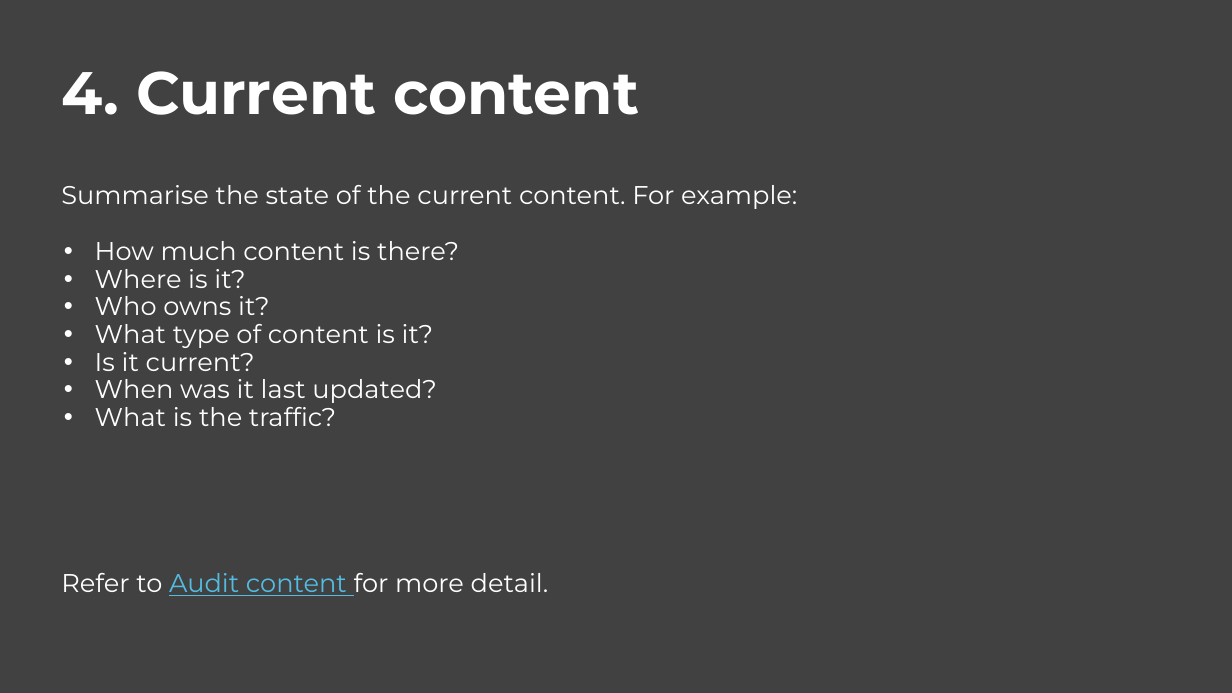
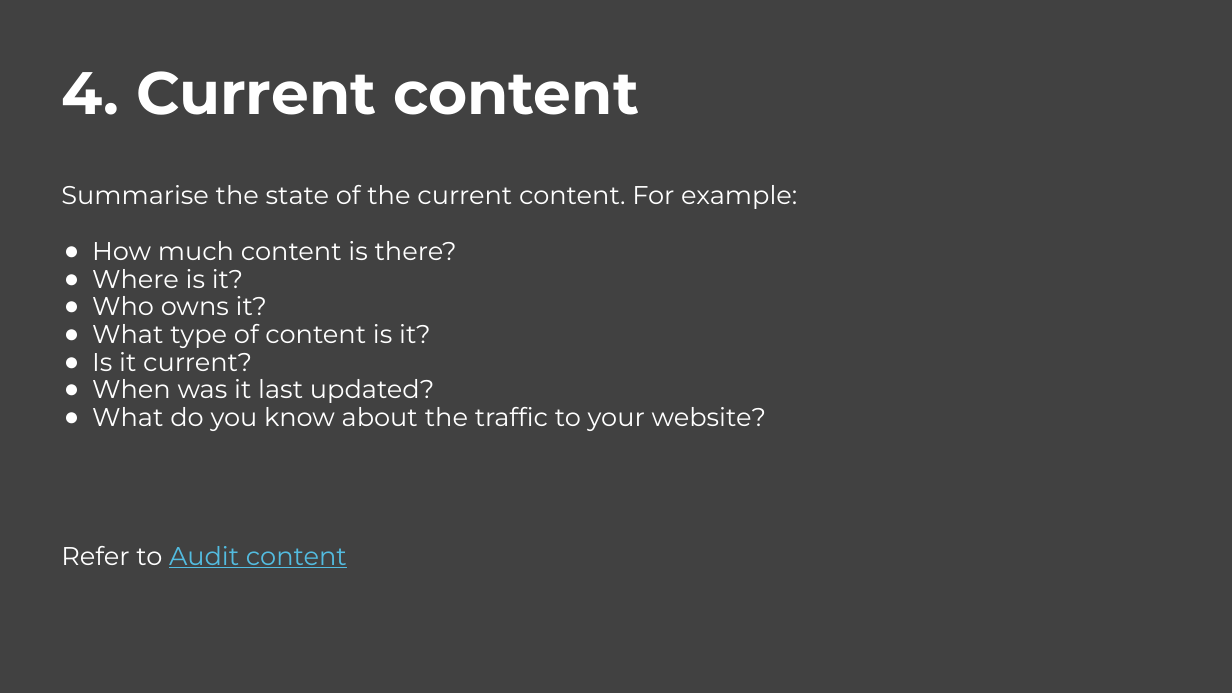
Before and after one commit to govau/service-manual, a slide deck: slide 9 of assets/files/content-strategy/content-strategy-template.pptx (slide 8 before the commit). Drawn at 1232x693 pixels with LibreOffice and Linux fonts; fonts in the diff are those of the drawing; background and template pictures are left out. Boxes give left, top, right and bottom in pixels: in the first picture for what was removed or moved away, otherwise in the second. Text is boxed around its words. In the diff, an @@ line names an element or a change of style, - is before the commit and + after.

Commit message:
Editorial QA - content strategy template (the template asset file)

```diff
--- a/assets/files/content-strategy/content-strategy-template.pptx
+++ b/assets/files/content-strategy/content-strategy-template.pptx
@@ title at bbox=[92, 241, 457, 403]: bullet • to ● @@
@@ title at bbox=[61, 401, 767, 568]: text changed @@
-• What is the traffic?
-Refer to Audit content for more detail.
+● What do you know about the traffic to your website?
+Refer to Audit content
```
Also in this commit, not shown: 11 other slides changed, 6 slides added, 4 other files.
